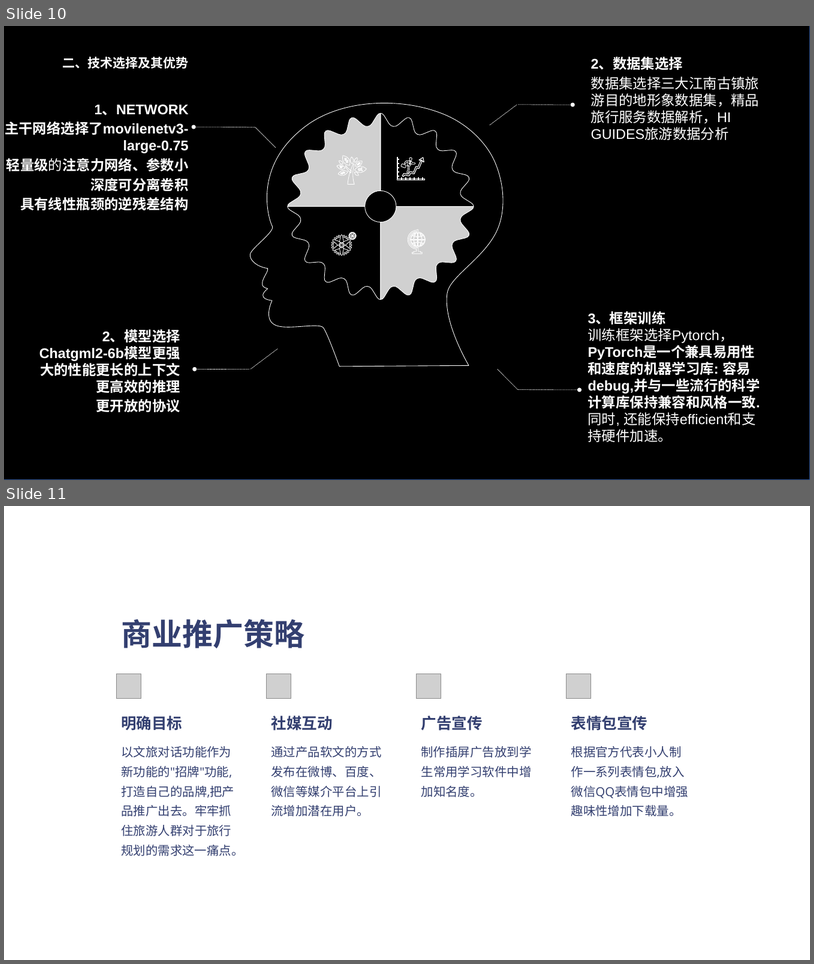
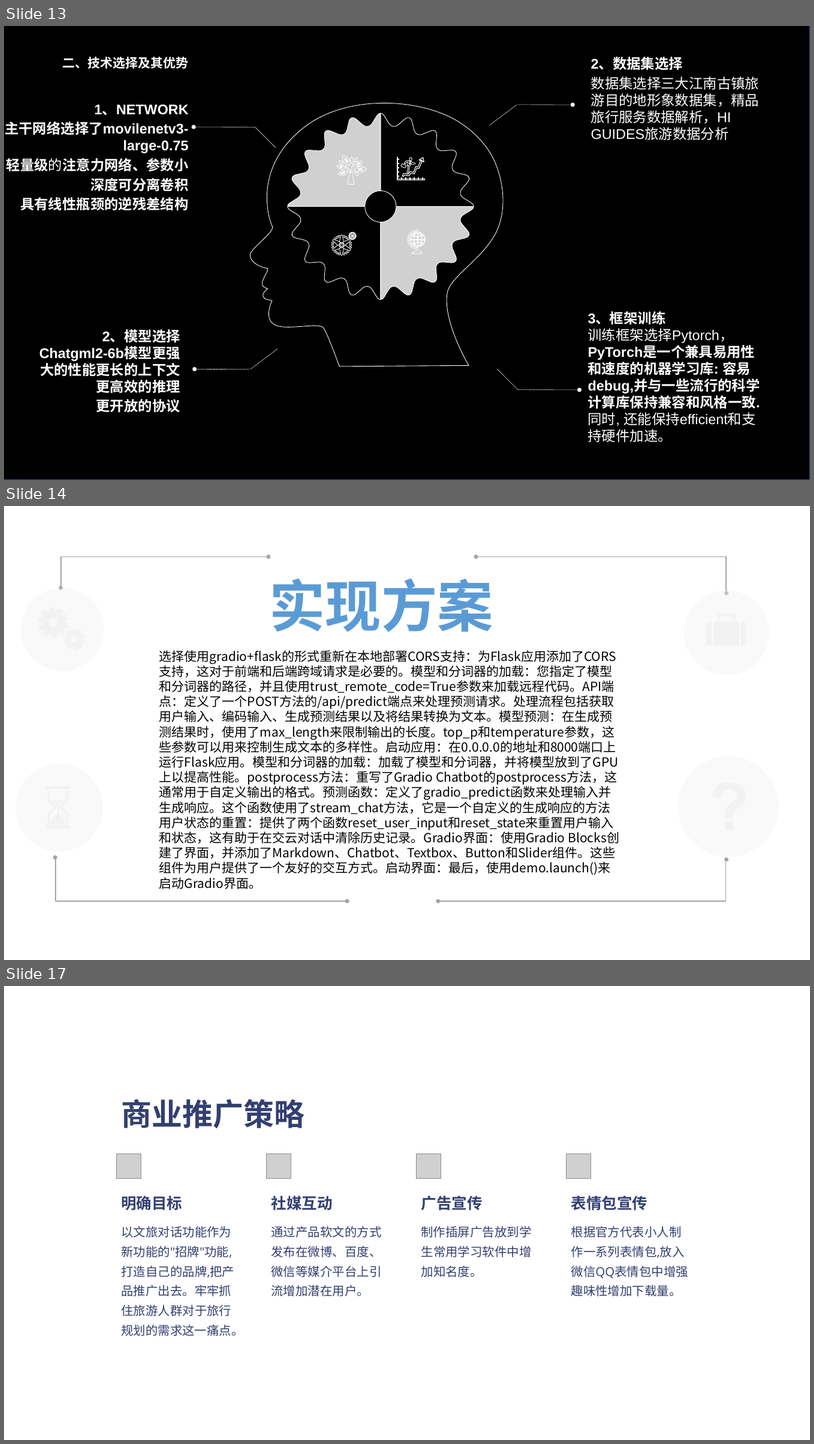
Before and after one commit to darkshuige/codecode, a slide deck: 服务外包/laceblqg2ssyau3.pptx. Shown one above the other, each under a label of ours: slides 10 and 11 before the commit, slides 13, 14 and 17 after it; the slides between them are not shown. The pictures are 814x964 and 814x1444 pixels, drawn with LibreOffice and Linux fonts; fonts in the diff are those of the drawing; grey boxes stand for pictures. Boxes give left, top, right and bottom in pixels: in the first picture for what was removed or moved away, otherwise in the second. Text is boxed around its words. In the diff, an @@ line names an element or a change of style, - is before the commit and + after.

```diff
--- a/服务外包/laceblqg2ssyau3.pptx
+++ b/服务外包/laceblqg2ssyau3.pptx
@@ slide 14 added at box(4, 506, 810, 960), background #FFFFFF @@
@@ elbow double arrow added from (61, 588) to (269, 557), #A5A5A5 1.5 pt @@
@@ elbow double arrow added from (727, 593) to (476, 557), #A5A5A5 1.5 pt @@
@@ ellipse added at box(21, 588, 104, 671), fill #F2F2F2 at 40% opacity @@
@@ text added at box(270, 578, 494, 632), 80 pt, text #5B9BD5, bold @@
+实现方案
@@ ellipse added at box(684, 591, 769, 675), fill #F2F2F2 at 40% opacity @@
@@ freeform shape added at box(38, 607, 69, 638), fill #F2F2F2 @@
@@ freeform shape added at box(63, 628, 84, 651), fill #F2F2F2 @@
@@ freeform shape added at box(707, 614, 746, 646), fill #F2F2F2 @@
@@ text added at box(159, 650, 619, 874), 18 pt, text #000000 @@
+选择使用gradio+flask的形式重新在本地部署CORS支持：为Flask应用添加了CORS支持，这对于前端和后端跨域请求是必要的。模型和分词器的加载：您指定了模型和分词器的路径，并且使用trust_remote_code=True参数来加载远程代码。API端点：定义了一个POST方法的/api/predict端点来处理预测请求。处理流程包括获取用户输入、编码输入、生成预测结果以及将结果转换为文本。模型预测：在生成预测结果时，使用了max_length来限制输出的长度。top_p和temperature参数，这些参数可以用来控制生成文本的多样性。启动应用：在0.0.0.0的地址和8000端口上运行Flask应用。模型和分词器的加载：加载了模型和分词器，并将模型放到了GPU上以提高性能。postprocess方法：重写了Gradio Chatbot的postprocess方法，这通常用于自定义输出的格式。预测函数：定义了gradio_predict函数来处理输入并生成响应。这个函数使用了stream_chat方法，它是一个自定义的生成响应的方法用户状态的重置：提供了两个函数reset_user_input和reset_state来重置用户输入和状态，这有助于在交云对话中清除历史记录。Gradio界面：使用Gradio Blocks创建了界面，并添加了Markdown、Chatbot、Textbox、Button和Slider组件。这些组件为用户提供了一个友好的交互方式。启动界面：最后，使用demo.launch()来启动Gradio界面。
@@ ellipse added at box(678, 756, 779, 857), fill #F2F2F2 at 40% opacity @@
@@ freeform shape added at box(713, 782, 746, 830), fill #F2F2F2 @@
@@ group added at box(15, 763, 103, 851): 3 freeform shapes, 1 ellipse @@
@@ elbow double arrow added from (56, 857) to (347, 901), #A5A5A5 1.5 pt @@
@@ elbow double arrow added from (727, 859) to (438, 901), #A5A5A5 1.5 pt @@
@@ what was slide 10 is now slide 13 @@
@@ what was slide 11 is now slide 17 @@
```
Also in this commit, not shown: 7 other slides added, 1 slide removed, 16 other files.
